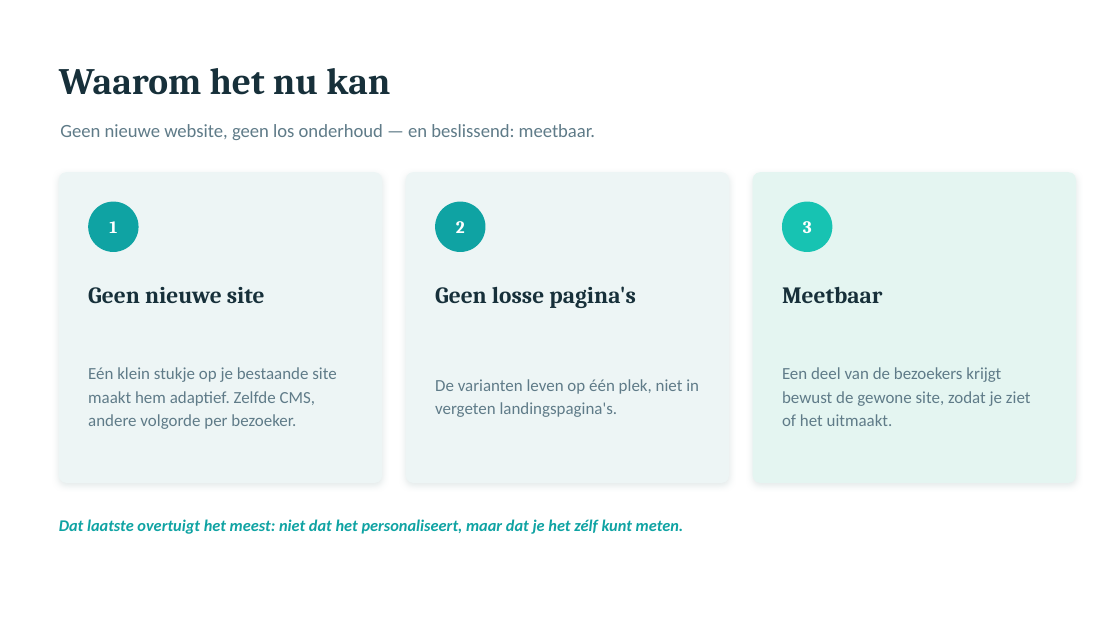
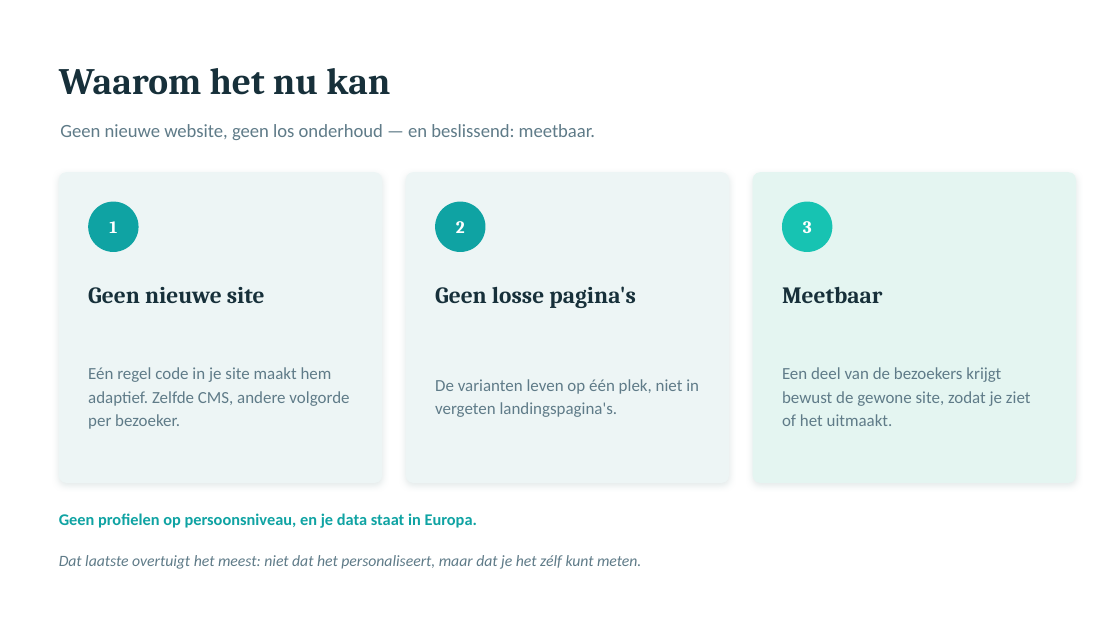
Before and after one commit to jmulders/mister-chameleon, a slide deck: slide 4 of docs/mister-chameleon-klant.pptx. Drawn at 1120x630 pixels with LibreOffice and Linux fonts; fonts in the diff are those of the drawing. Boxes give left, top, right and bottom in pixels: in the first picture for what was removed or moved away, otherwise in the second. Text is boxed around its words. In the diff, an @@ line names an element or a change of style, - is before the commit and + after.

Commit message:
docs: klantdeck aangescherpt (slide 3: 'vier soorten klanten' + één as sollicitant/klant; slide 4: 'één regel code' + privacyregel EU/geen persoonsprofielen) + draaiboek: deck is achtervang, geen opening

```diff
--- a/docs/mister-chameleon-klant.pptx
+++ b/docs/mister-chameleon-klant.pptx
@@ text at <box>88,367,349,429</box>: text changed @@
-Eén klein stukje op je bestaande site maakt hem adaptief. Zelfde CMS, andere volgorde per bezoeker.
+Eén regel code in je site maakt hem adaptief. Zelfde CMS, andere volgorde per bezoeker.
@@ text "Dat laatste overtuigt het meest: ...": place and size @@
-text "Dat laatste overtuigt het meest: ..." at <box>59,519,684,534</box>
+text "Dat laatste overtuigt het meest: ..." at <box>59,555,641,569</box>
@@ text "Dat laatste overtuigt het meest: ..." at <box>59,555,641,569</box>: size 14 to 13.5 pt, text colour #0FA3A3 to #5F7B88, bold off @@
@@ text added at <box>59,513,477,528</box>, 14 pt, text #0FA3A3, bold @@
+Geen profielen op persoonsniveau, en je data staat in Europa.
```
Also in this commit, not shown: 1 other slide changed, 1 other file.
